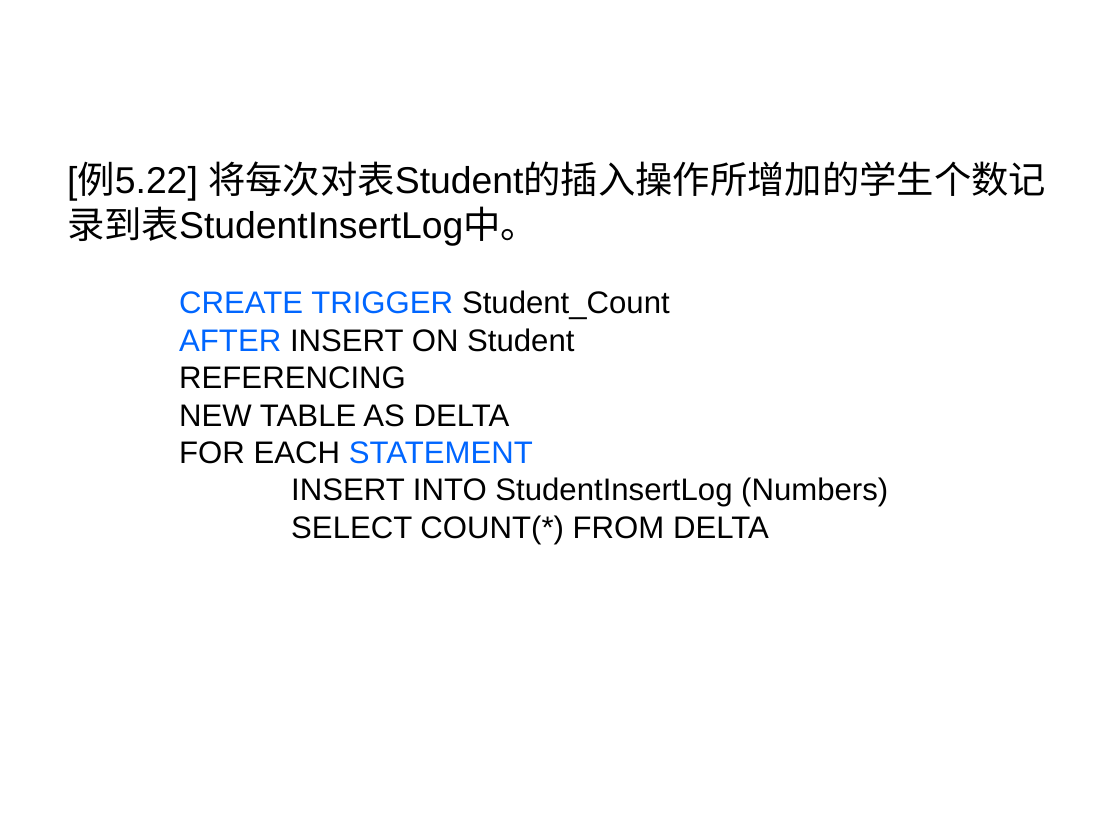
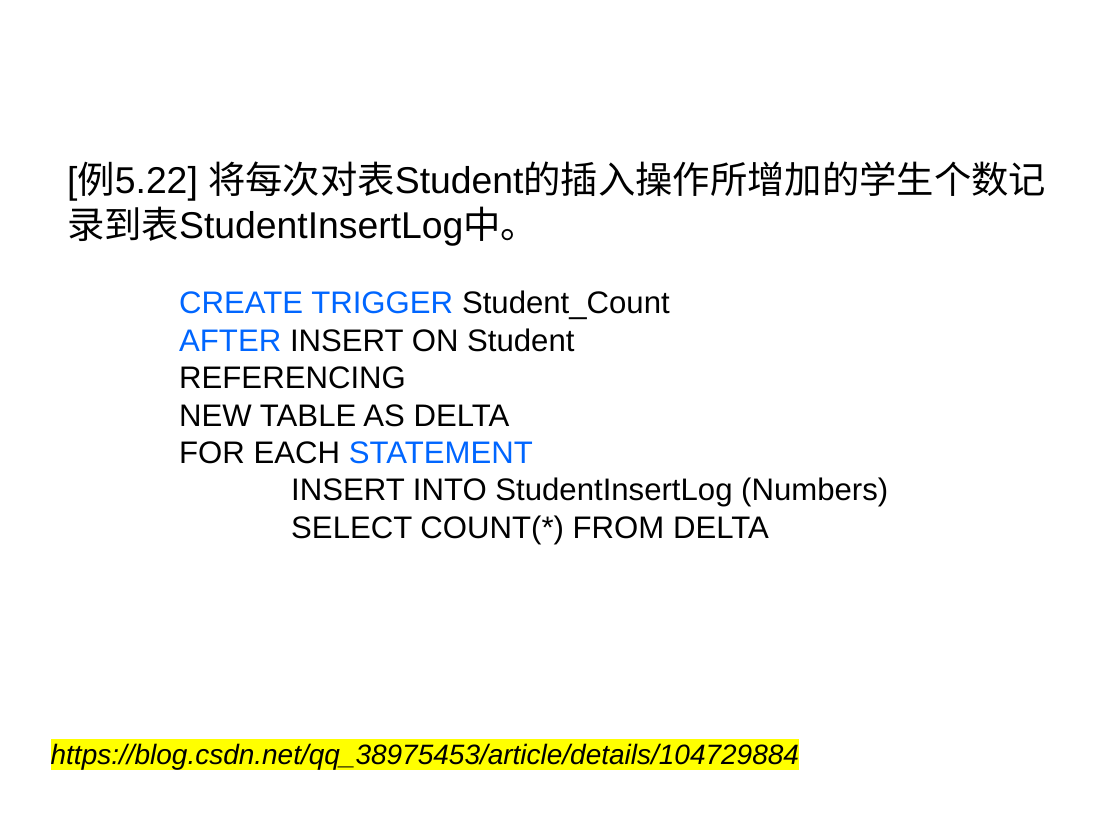
Before and after one commit to HBU/DataBase, a slide deck: slide 49 of PPT/PPT2020/DB第05章.pptx. Drawn at 1120x840 pixels with LibreOffice and Linux fonts; fonts in the diff are those of the drawing; background and template pictures are left out. Boxes give left, top, right and bottom in pixels: in the first picture for what was removed or moved away, otherwise in the second. Text is boxed around its words. In the diff, an @@ line names an element or a change of style, - is before the commit and + after.

```diff
--- a/PPT/PPT2020/DB第05章.pptx
+++ b/PPT/PPT2020/DB第05章.pptx
@@ text added at (51, 743, 799, 769), 18 pt, text #000000, italic @@
+https://blog.csdn.net/qq_38975453/article/details/104729884
```
Also in this commit, not shown: 8 other slides changed, 3 other files.
